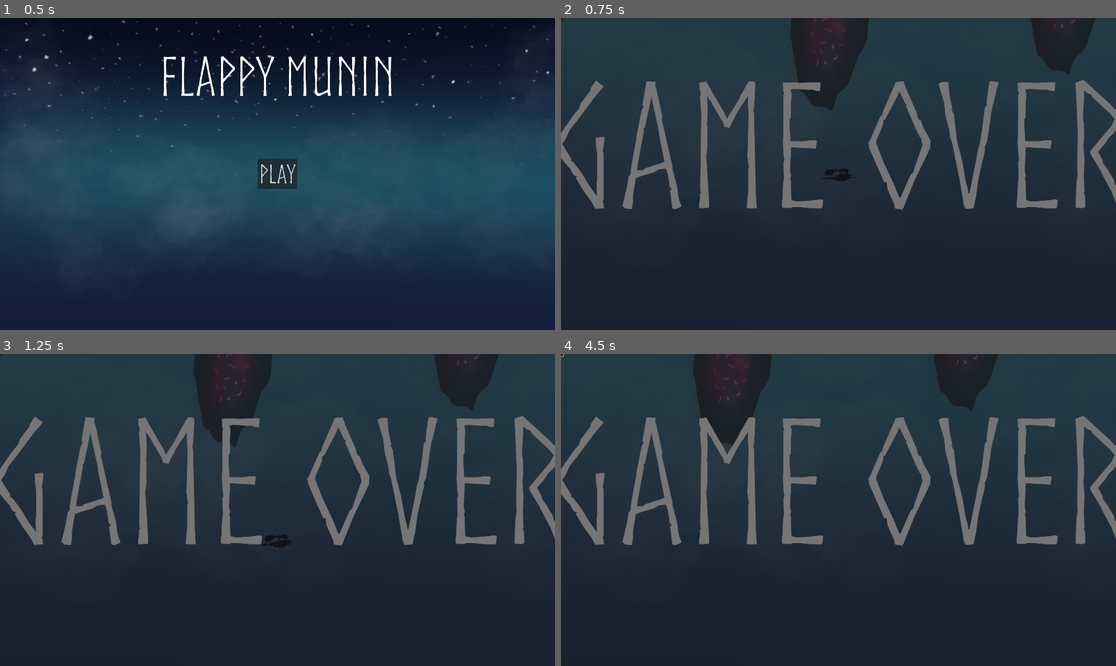
Above: before the commit, frames 1-4 (two rows, left to right).
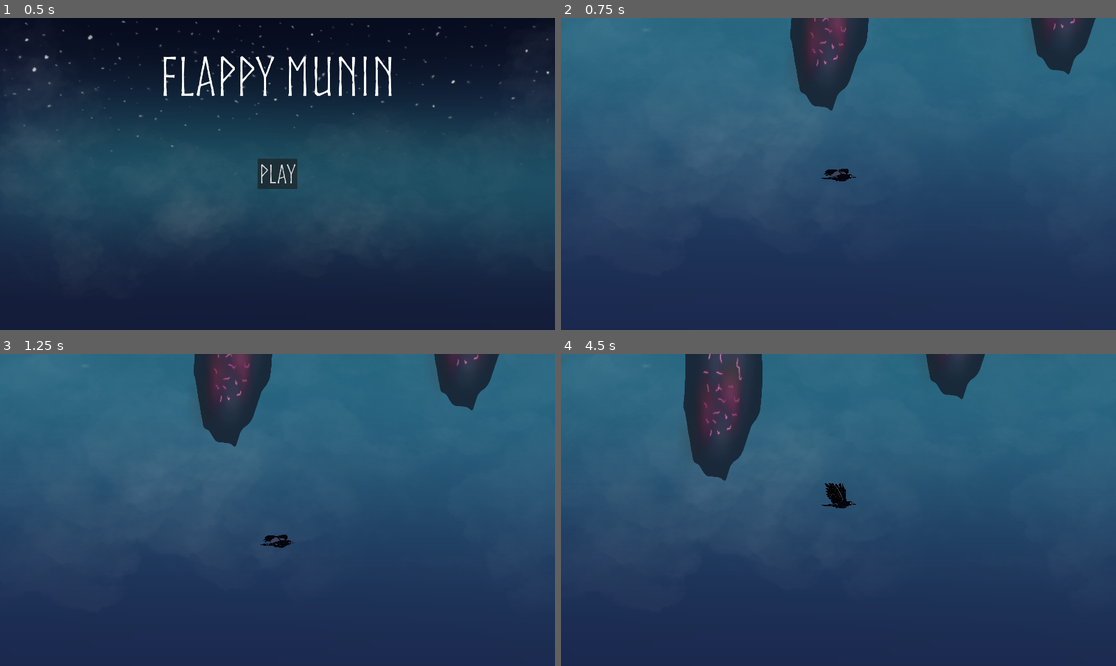
Above: after the commit, the same moments.

Repository: andersson-r/flappy_munin
Game: Godot game, scene res://scenes/main_menu.tscn
Same seed, same stepped clock (60 frames per second), same inputs: the game is played once before the commit and once after it.
Inputs (mouse positions are in pixels of both pictures, inside the frame that each line leads up to):
- Up to frame 1 (0.5 s): no input
- Up to frame 2 (0.75 s): click "PLAY" at 0.5 s
- Up to frame 3 (1.25 s): no input
- Up to frame 4 (4.5 s): click (561, 354) at 1.27 s; click (561, 354) at 2.02 s; click (838, 603) at 2.75 s, where only the run after the commit has a clickable "Retry"; hold Space (jump) 3.53-4.28 s; tap Space (jump) at 4.35 s

Frame 1 is identical in both runs. In frame 2, 97% of the frame differs, in the area x 0-100%, y 0-100%; in frame 3, 97%; in frame 4, 97%.

Commit message:
fixed game-over scene and player y-axis limit

Diff:
--- a/scripts/game_scene.gd
+++ b/scenes/game_scene.gd
@@ -3,12 +3,14 @@
 var _x_spawn_counter: int = 10
 const _bottom_rune_preload = preload("res://scenes/runestone_bottom.tscn")
 const _top_rune_preload = preload("res://scenes/runestone_top.tscn")
+var game_over_layer: CanvasLayer
+
 var _bottom_rune: RuneStone
 var _top_rune: RuneStone
 
 # Called when the node enters the scene tree for the first time.
 func _ready() -> void:
-	pass # Replace with function body.
+	game_over_layer = $GameOverLayer
 
 
 # Called every frame. 'delta' is the elapsed time since the previous frame.
@@ -29,3 +31,14 @@
 	add_child(_top_rune)
 	add_child(_bottom_rune)
 	_x_spawn_counter += 2000
+
+func show_game_over_screen():
+	get_tree().paused = true
+	game_over_layer.show()
+
+
+
+func _on_retry_button_pressed() -> void:
+	game_over_layer.hide()
+	get_tree().paused = false
+	get_tree().reload_current_scene()
--- a/scenes/game_scene.tscn
+++ b/scenes/game_scene.tscn
@@ -1,7 +1,7 @@
 [gd_scene load_steps=6 format=3 uid="uid://cig3i58b124un"]
 
 [ext_resource type="Texture2D" uid="uid://cquvvix3fjve4" path="res://assets/Night_Sky.png" id="1_bw6k5"]
-[ext_resource type="Script" uid="uid://lt6jr3o0ybce" path="res://scripts/game_scene.gd" id="1_y3j0m"]
+[ext_resource type="Script" uid="uid://lt6jr3o0ybce" path="res://scenes/game_scene.gd" id="1_y3j0m"]
 [ext_resource type="PackedScene" uid="uid://c65kkh77df0oc" path="res://scenes/player.tscn" id="2_y3j0m"]
 [ext_resource type="Script" uid="uid://dmvsjm8u7iuwv" path="res://scripts/player.gd" id="3_rurhu"]
 [ext_resource type="FontFile" uid="uid://ds2kuowfhp3qt" path="res://fonts/norse/Norse.otf" id="4_kk2rg"]
@@ -15,7 +15,7 @@
 layer = -100
 
 [node name="Sprite2D" type="Sprite2D" parent="Background/bg"]
-position = Vector2(-1.5, -9)
+position = Vector2(-1, 15)
 scale = Vector2(1.98432, 1.60366)
 texture = ExtResource("1_bw6k5")
 
@@ -24,17 +24,7 @@
 script = ExtResource("3_rurhu")
 
 [node name="GameOverLayer" type="CanvasLayer" parent="."]
-
-[node name="Label" type="Label" parent="GameOverLayer"]
-offset_left = -38.0
-offset_top = 113.0
-offset_right = 2072.0
-offset_bottom = 903.0
-size_flags_horizontal = 4
-size_flags_vertical = 1
-theme_override_fonts/font = ExtResource("4_kk2rg")
-theme_override_font_sizes/font_size = 591
-text = "GAME OVER"
+visible = false
 
 [node name="Panel" type="Panel" parent="GameOverLayer"]
 offset_left = -2344.0
@@ -42,6 +32,51 @@
 offset_right = 2341.0
 offset_bottom = 1307.0
 
-[node name="Button" type="Button" parent="GameOverLayer"]
-offset_right = 8.0
-offset_bottom = 8.0
+[node name="VBoxContainer" type="VBoxContainer" parent="GameOverLayer"]
+anchors_preset = 15
+anchor_right = 1.0
+anchor_bottom = 1.0
+grow_horizontal = 2
+grow_vertical = 2
+metadata/_edit_use_anchors_ = true
+
+[node name="MarginContainer" type="MarginContainer" parent="GameOverLayer/VBoxContainer"]
+layout_mode = 2
+theme_override_constants/margin_top = 50
+theme_override_constants/margin_bottom = 50
+
+[node name="GameOverLabel" type="Label" parent="GameOverLayer/VBoxContainer/MarginContainer"]
+layout_mode = 2
+size_flags_horizontal = 4
+theme_override_fonts/font = ExtResource("4_kk2rg")
+theme_override_font_sizes/font_size = 361
+text = "GAME OVER"
+
+[node name="MarginContainer2" type="MarginContainer" parent="GameOverLayer/VBoxContainer"]
+layout_mode = 2
+theme_override_constants/margin_top = 50
+theme_override_constants/margin_bottom = 50
+
+[node name="ScoreLabel" type="Label" parent="GameOverLayer/VBoxContainer/MarginContainer2"]
+layout_mode = 2
+size_flags_horizontal = 4
+size_flags_vertical = 1
+theme_override_fonts/font = ExtResource("4_kk2rg")
+theme_override_font_sizes/font_size = 121
+text = "Score: "
+
+[node name="MarginContainer3" type="MarginContainer" parent="GameOverLayer/VBoxContainer"]
+layout_mode = 2
+theme_override_constants/margin_top = 50
+theme_override_constants/margin_bottom = 50
+
+[node name="RetryButton" type="Button" parent="GameOverLayer/VBoxContainer/MarginContainer3"]
+process_mode = 2
+custom_minimum_size = Vector2(400, 150)
+layout_mode = 2
+size_flags_horizontal = 4
+theme_override_fonts/font = ExtResource("4_kk2rg")
+theme_override_font_sizes/font_size = 81
+text = "Retry"
+
+[connection signal="pressed" from="GameOverLayer/VBoxContainer/MarginContainer3/RetryButton" to="." method="_on_retry_button_pressed"]
--- a/scripts/main.gd
+++ b/scripts/main.gd
@@ -1,7 +1,5 @@
 class_name Main extends Node
 
 #initialize global objects
-#static var bottom_rune: RuneStone = preload("res://scenes/runestone_bottom.tscn").instantiate()
-#static var top_rune: RuneStone = preload("res://scenes/runestone_top.tscn").instantiate()
 static var player: CharacterBody2D = preload("res://scenes/player.tscn").instantiate()
 static var main_menu: Control = preload("res://scenes/main_menu.tscn").instantiate()
--- a/scripts/player.gd
+++ b/scripts/player.gd
@@ -20,7 +20,8 @@
 	#fly
 	if Input.is_action_pressed("jump"):
 		_animated_sprite.play()
-		velocity.y = JUMP_SPEED
+		if !global_position.y < -1250: #limit from flying above player area
+			velocity.y = JUMP_SPEED
 
 	#the player should constantly move forward
 	velocity.x = 2 * SPEED
@@ -32,5 +33,4 @@
 
 
 func _player_death():
-	get_tree().paused = true
-	#get_tree().change_scene_to_file("res://scenes/game_scene.tscn")
+	$"..".show_game_over_screen()
Renamed: scripts/game_scene.gd.uid -> scenes/game_scene.gd.uid
